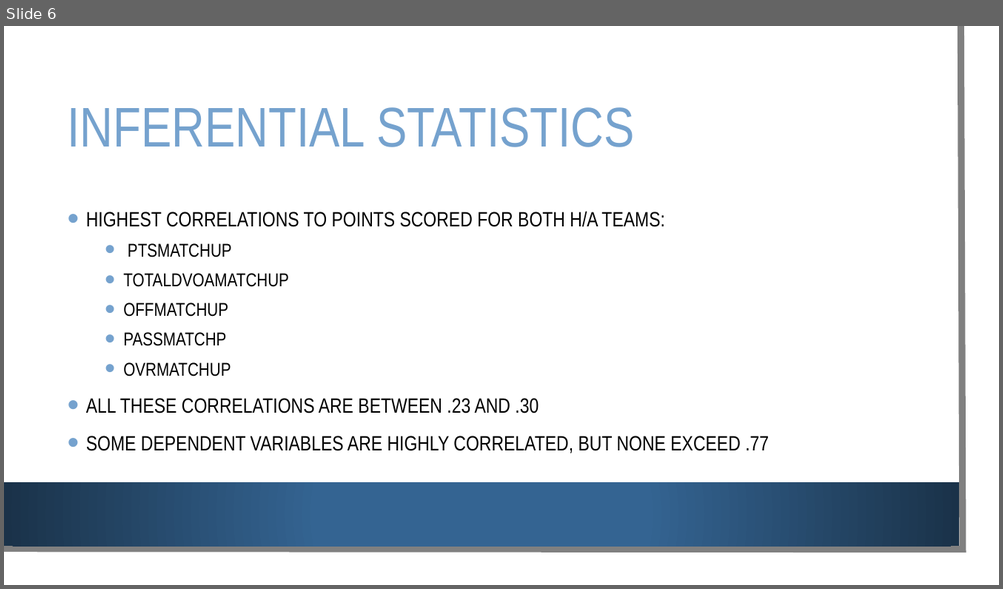
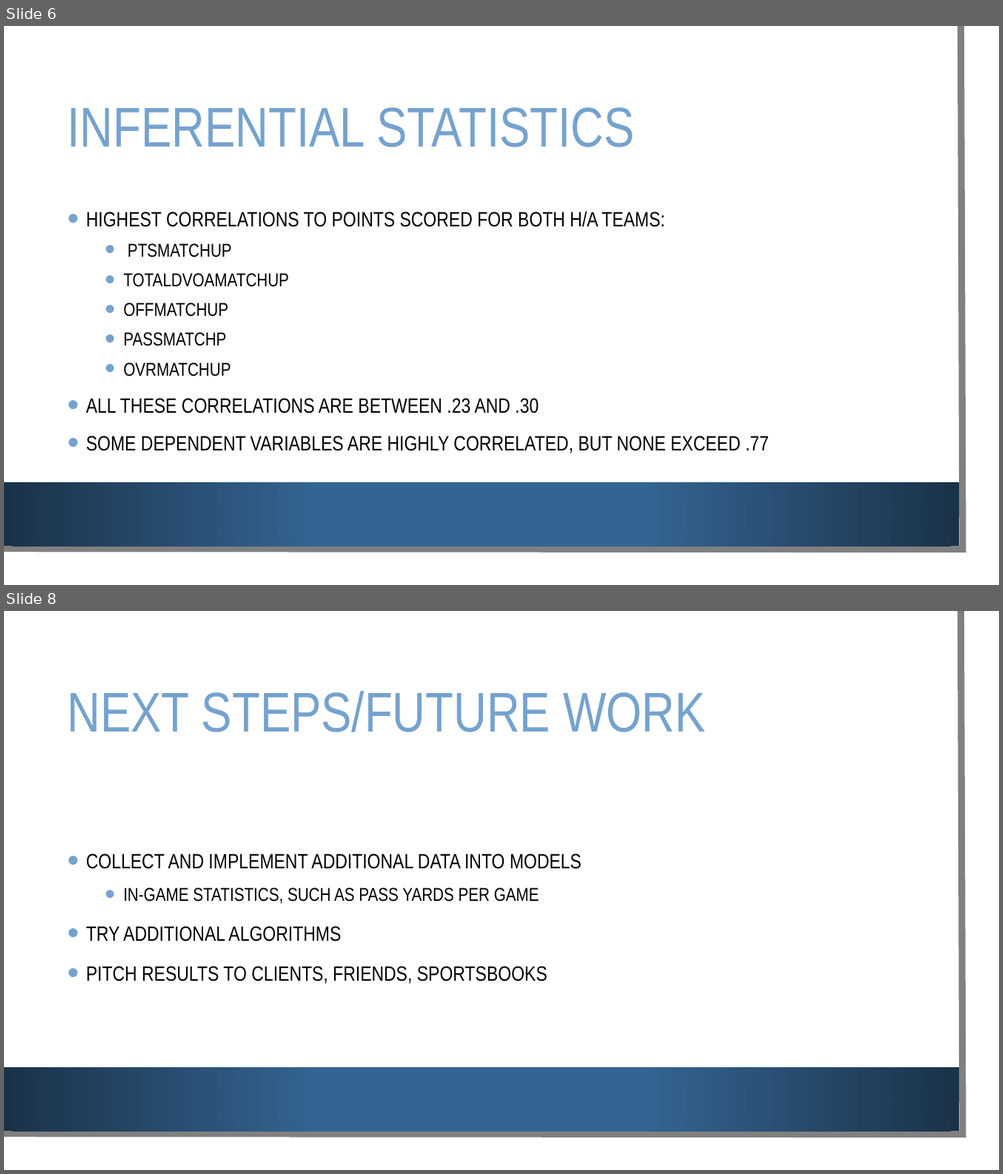
Before and after one commit to mries14/Springboard, a slide deck: Capstone1/project1Writeups/Predicting Outcomes of NFL Contests.pptx. Shown one above the other, each under a label of ours: slide 6 before the commit, slides 6 and 8 after it; the slides between them are not shown. The pictures are 1003x589 and 1003x1174 pixels, drawn with LibreOffice and Linux fonts; fonts in the diff are those of the drawing; background and template pictures are left out. Boxes give left, top, right and bottom in pixels: in the first picture for what was removed or moved away, otherwise in the second. Text is boxed around its words. In the diff, an @@ line names an element or a change of style, - is before the commit and + after.

```diff
--- a/Capstone1/project1Writeups/Predicting Outcomes of NFL Contests.pptx
+++ b/Capstone1/project1Writeups/Predicting Outcomes of NFL Contests.pptx
@@ slide 8 added at box(4, 611, 999, 1170), background picture (left out); not listed: 3 template elements that a slide beside it also shows @@
@@ title added at box(68, 691, 706, 732), 54 pt, text #75A2CE @@
+NEXT STEPS/FUTURE WORK
@@ text added at box(86, 854, 581, 984), 20 pt, text #000000 @@
+• COLLECT AND IMPLEMENT ADDITIONAL DATA INTO MODELS
+  • IN-GAME STATISTICS, SUCH AS PASS YARDS PER GAME
+• TRY ADDITIONAL ALGORITHMS
+• PITCH RESULTS TO CLIENTS, FRIENDS, SPORTSBOOKS
```
Also in this commit, not shown: 1 slide changed, 1 other slide added, 4 other files.
